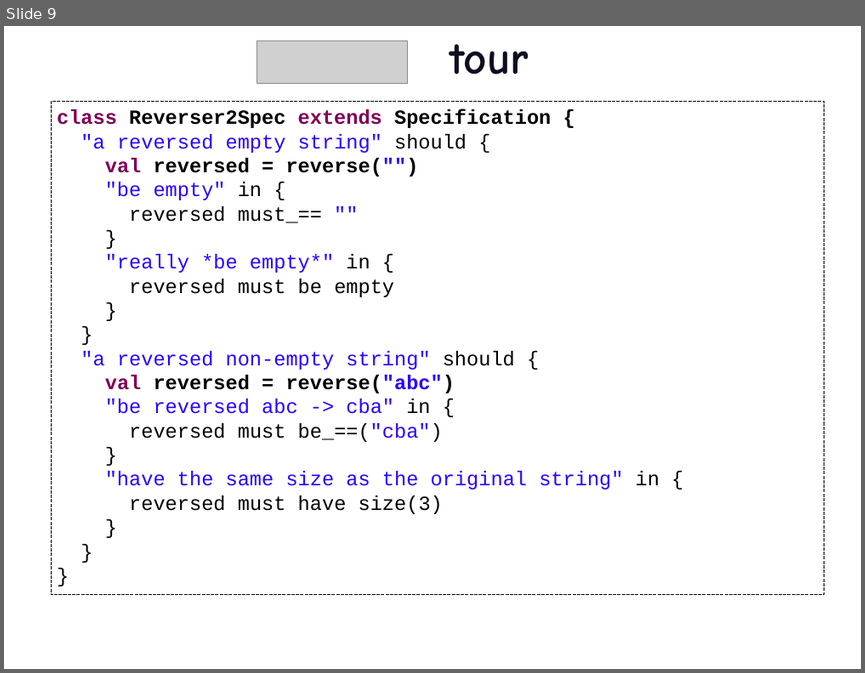
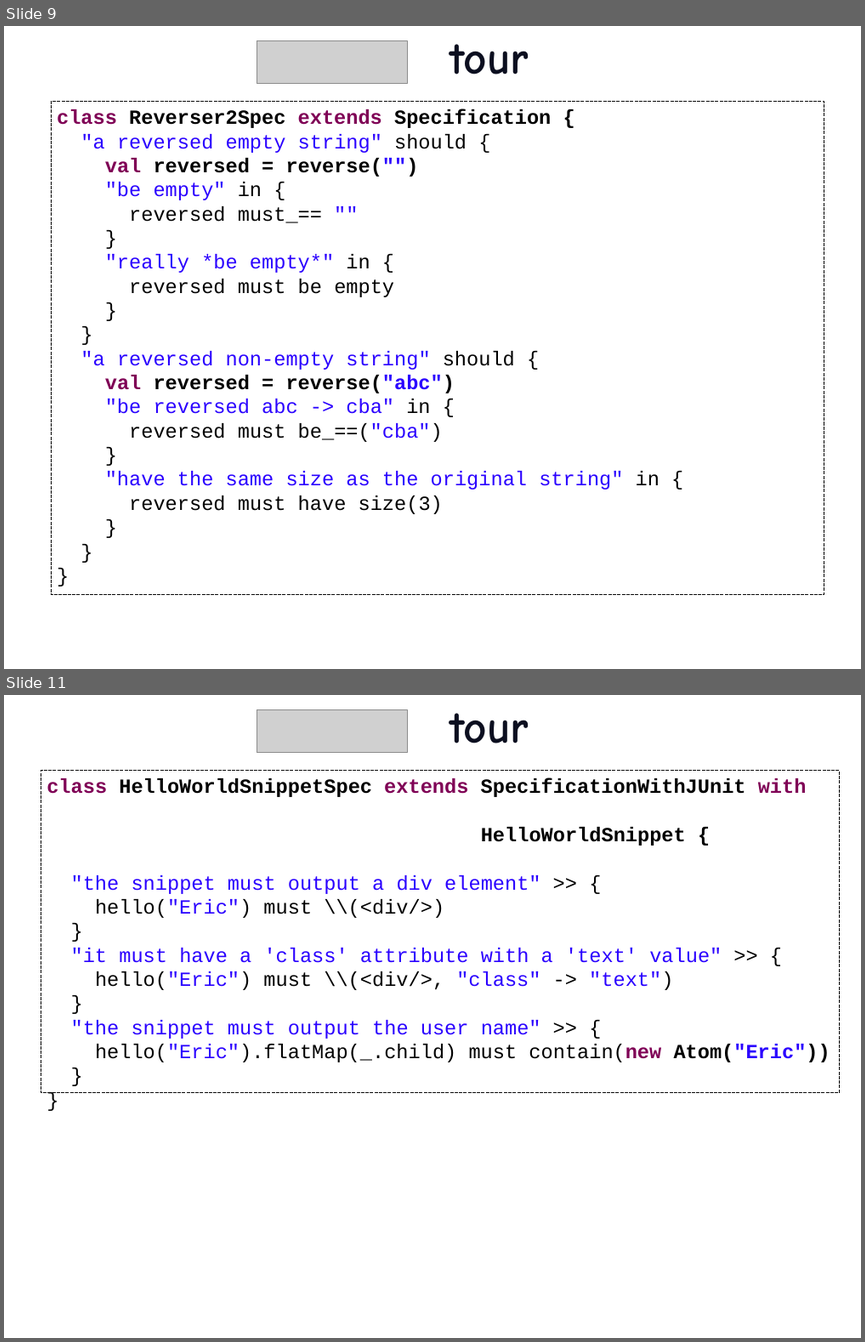
Before and after one commit to etorreborre/oscon-2010, a slide deck: src/main/resources/oscon_2010_specs.pptx. Shown one above the other, each under a label of ours: slide 9 before the commit, slides 9 and 11 after it; the slides between them are not shown. The pictures are 865x673 and 865x1342 pixels, drawn with LibreOffice and Linux fonts; fonts in the diff are those of the drawing; grey boxes stand for pictures; background and template pictures are left out. Boxes give left, top, right and bottom in pixels: in the first picture for what was removed or moved away, otherwise in the second. Text is boxed around its words. In the diff, an @@ line names an element or a change of style, - is before the commit and + after.

Commit message:
added an xml spec

```diff
--- a/src/main/resources/oscon_2010_specs.pptx
+++ b/src/main/resources/oscon_2010_specs.pptx
@@ slide 11 added at bbox=[4, 695, 861, 1338], background picture (left out) @@
@@ picture added at bbox=[256, 710, 407, 752] @@
@@ title added at bbox=[449, 713, 528, 743], 54 pt, text #0C0F20, bold @@
+tour
@@ rectangle added at bbox=[41, 771, 839, 1093], outline #000000 0.75 pt dashed, 24 pt, text #000000 @@
+class HelloWorldSnippetSpec extends SpecificationWithJUnit with
+HelloWorldSnippet {
+"the snippet must output a div element" >> {
+hello("Eric") must \\(<div/>)
+}
+"it must have a 'class' attribute with a 'text' value" >> {
+hello("Eric") must \\(<div/>, "class" -> "text")
+}
+"the snippet must output the user name" >> {
+hello("Eric").flatMap(_.child) must contain(new Atom("Eric"))
+}
+}
```
Also in this commit, not shown: 1 other slide added, 5 other files.
